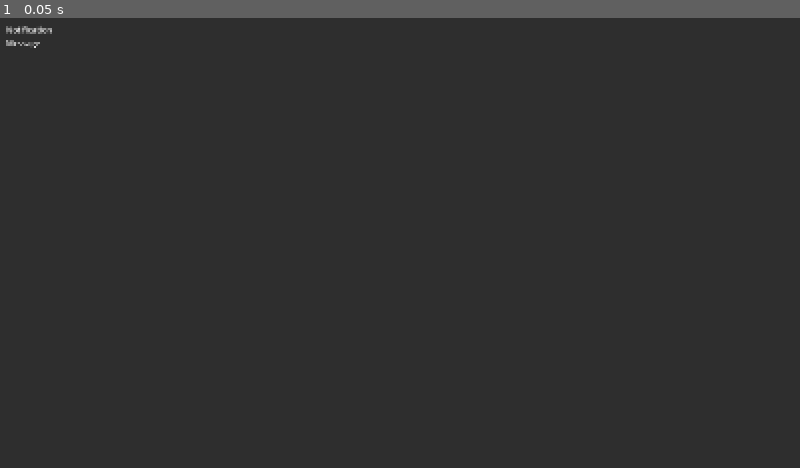
Above: before the commit, frame 1.
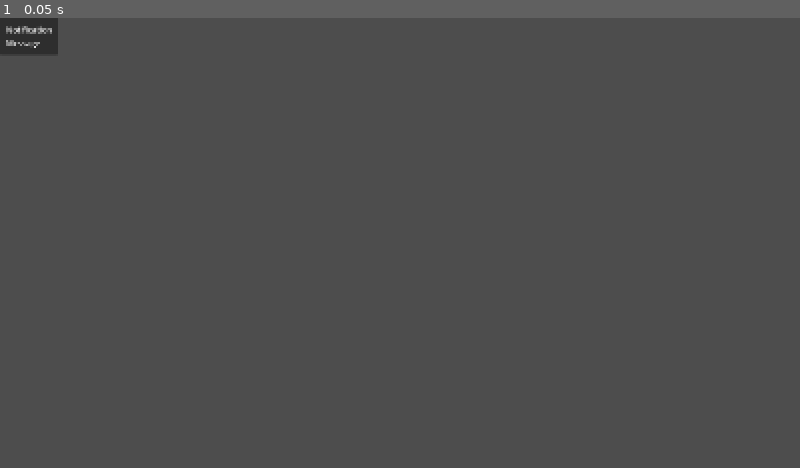
Above: after the commit, the same moment.

Repository: GYU-GAZE/NULL-NETWORK
Game: Godot game, scene res://systems/ui/notification_toast.tscn
Same seed, same stepped clock (60 frames per second), same inputs: the game is played once before the commit and once after it. This scene is started directly instead of the project's main scene. The engine's default icon, where the game draws it, is replaced by a stand-in: a white triangle on a blue panel in a dark square.
Inputs:
- Up to frame 1 (0.05 s): no input

The runs differ from the first frame. In frame 1, 99% of the frame differs, in the area x 0-100%, y 0-100%.

Commit message:
alert, notifications finished

Diff:
--- a/apps/browser/app_browser.tscn
+++ b/apps/browser/app_browser.tscn
@@ -118,6 +118,9 @@
 
 [node name="CenterContainer" type="CenterContainer" parent="AlertLayer" unique_id=1496226357]
 unique_name_in_owner = true
-layout_mode = 0
-offset_right = 40.0
-offset_bottom = 40.0
+layout_mode = 1
+anchors_preset = 15
+anchor_right = 1.0
+anchor_bottom = 1.0
+grow_horizontal = 2
+grow_vertical = 2
--- a/apps/navigator/app_navigator.tscn
+++ b/apps/navigator/app_navigator.tscn
@@ -30,12 +30,7 @@
 unique_name_in_owner = true
 layout_mode = 2
 
-[node name="NavigatorRoot" type="Control" parent="." unique_id=1007701186]
-anchors_preset = 0
-offset_right = 40.0
-offset_bottom = 40.0
-
-[node name="NotificationLayer" type="Control" parent="NavigatorRoot" unique_id=1298953669]
+[node name="NotificationLayer" type="Control" parent="." unique_id=1298953669]
 layout_mode = 1
 anchors_preset = 15
 anchor_right = 1.0
--- a/systems/ui/notification_layer.gd
+++ b/systems/ui/notification_layer.gd
@@ -49,6 +49,10 @@
 	add_child(toast)
 	active_toasts.append(toast)
 
+	toast.set_anchors_preset(Control.PRESET_TOP_LEFT)
+	toast.position = Vector2.ZERO
+	toast.size = toast.get_combined_minimum_size()
+
 	toast.setup(
 		str(data.get("title", "")),
 		str(data.get("message", ""))
@@ -58,6 +62,7 @@
 		toast.finished.connect(_on_toast_finished)
 
 	await get_tree().process_frame
+	await get_tree().process_frame
 
 	var final_pos: Vector2 = _get_toast_final_position(toast)
 	var hidden_pos: Vector2 = _get_toast_hidden_position(toast, final_pos)
@@ -66,22 +71,33 @@
 
 
 func _get_toast_final_position(toast: NotificationToast) -> Vector2:
-	var viewport_size: Vector2 = get_viewport_rect().size
+	var layer_size: Vector2 = size
+	var toast_size: Vector2 = toast.size
+
+	if layer_size.x <= 0.0 or layer_size.y <= 0.0:
+		layer_size = get_viewport_rect().size
+
+	if toast_size.x <= 0.0 or toast_size.y <= 0.0:
+		toast_size = toast.get_combined_minimum_size()
+
+	var x: float = layer_size.x - toast_size.x - right_offset
+	var y: float = top_offset
+
+	x = clamp(x, 0.0, max(0.0, layer_size.x - toast_size.x))
+	y = clamp(y, 0.0, max(0.0, layer_size.y - toast_size.y))
+
+	return Vector2(x, y)
+
+
+func _get_toast_hidden_position(toast: NotificationToast, final_pos: Vector2) -> Vector2:
 	var toast_size: Vector2 = toast.size
 
 	if toast_size.x <= 0.0 or toast_size.y <= 0.0:
 		toast_size = toast.get_combined_minimum_size()
 
 	return Vector2(
-		viewport_size.x - toast_size.x - right_offset,
-		top_offset
-	)
-
-
-func _get_toast_hidden_position(toast: NotificationToast, final_pos: Vector2) -> Vector2:
-	return Vector2(
 		final_pos.x,
-		hidden_offset_y
+		-toast_size.y - abs(hidden_offset_y)
 	)
 
 
--- a/systems/ui/notification_toast.tscn
+++ b/systems/ui/notification_toast.tscn
@@ -3,12 +3,9 @@
 [ext_resource type="Script" uid="uid://djltrrynblxyu" path="res://systems/ui/notification_toast.gd" id="1_gvxqv"]
 
 [node name="NotificationToast" type="PanelContainer" unique_id=2042007074]
-custom_minimum_size = Vector2(320, 80)
-anchors_preset = 15
-anchor_right = 1.0
-anchor_bottom = 1.0
-grow_horizontal = 2
-grow_vertical = 2
+custom_minimum_size = Vector2(100, 40)
+offset_right = 116.0
+offset_bottom = 74.0
 script = ExtResource("1_gvxqv")
 
 [node name="MarginContainer" type="MarginContainer" parent="." unique_id=443056733]
